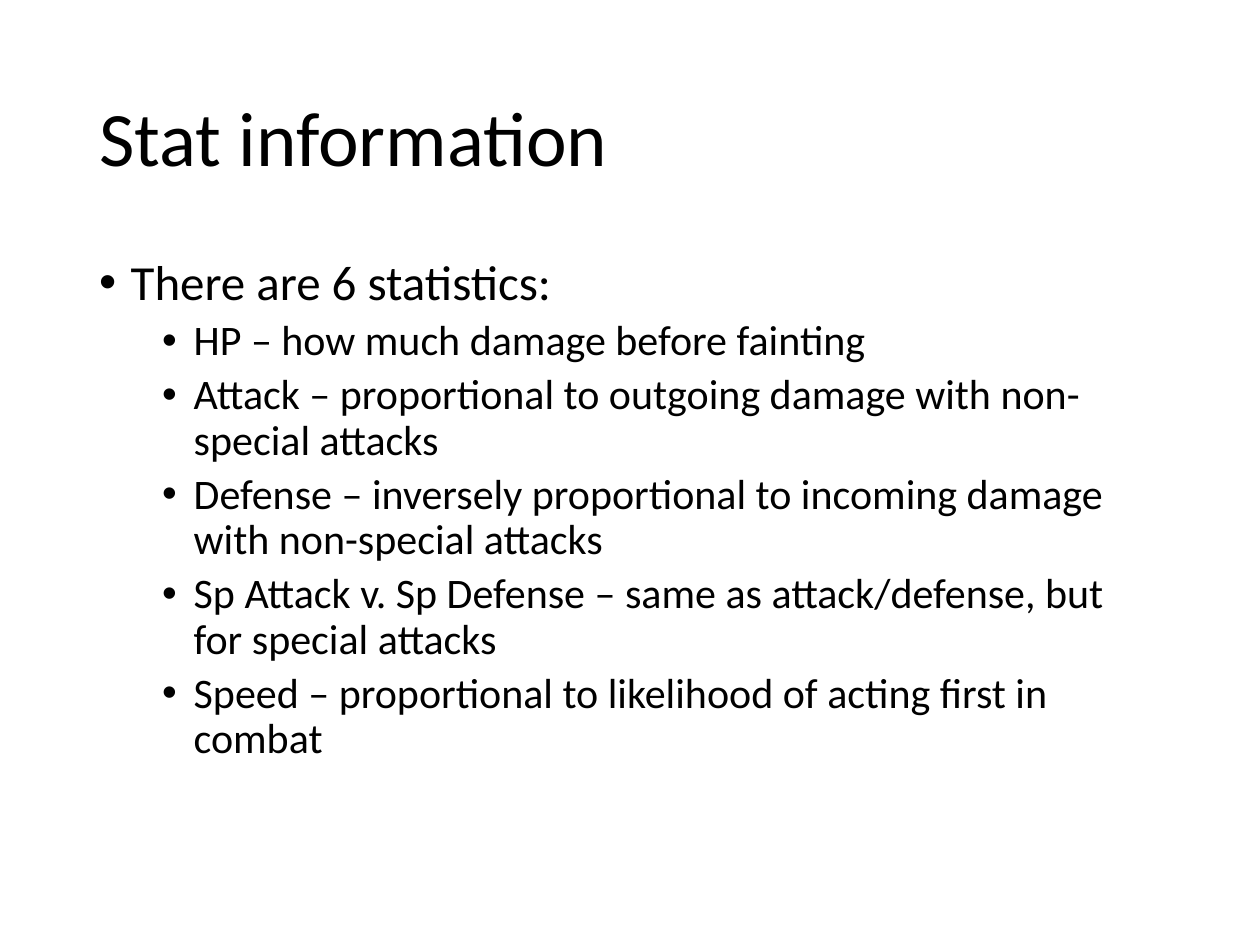
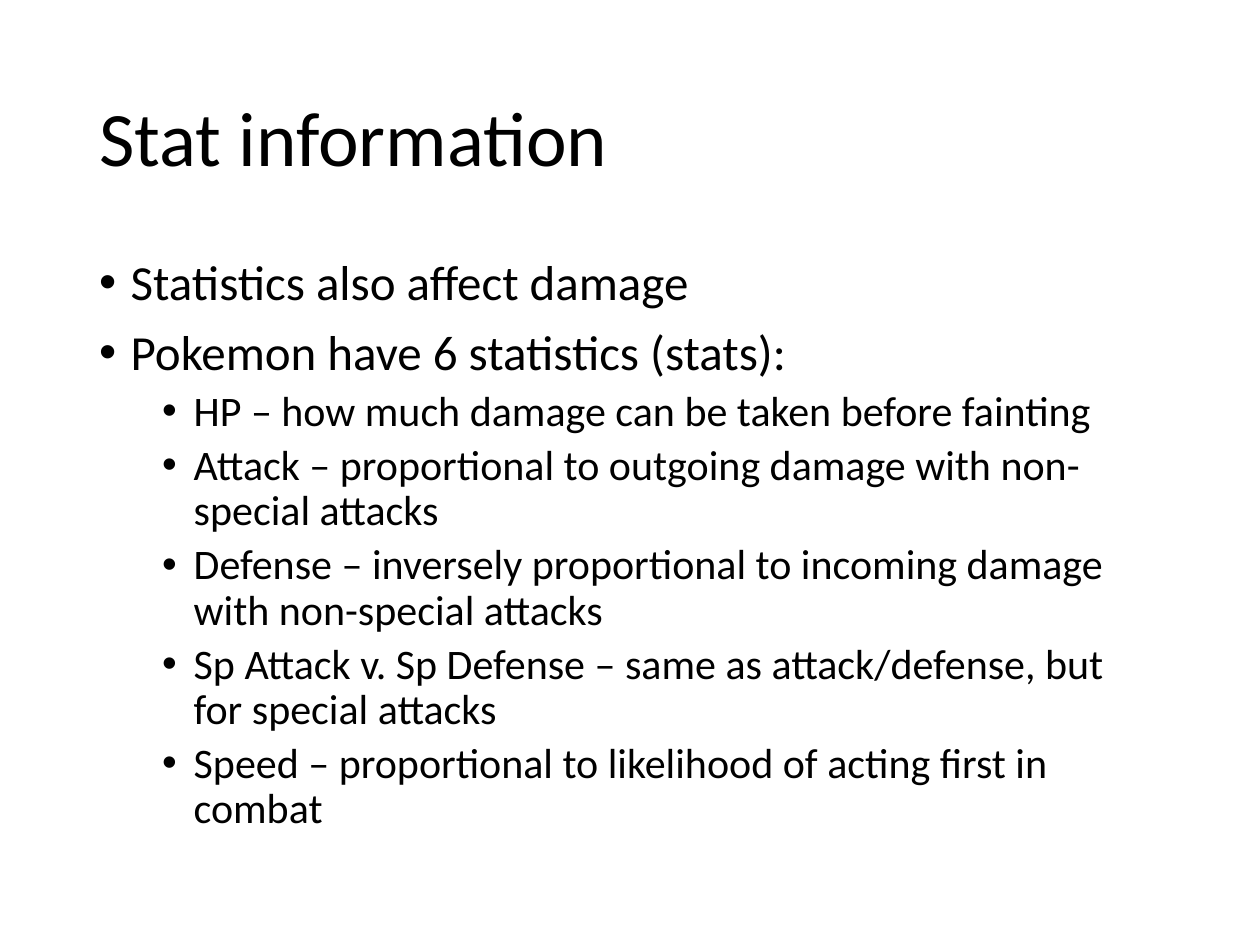
Before and after one commit to wwarriner/pokemon_battles, a slide deck: slide 8 of summary.pptx (slide 9 before the commit). Drawn at 1260x945 pixels with LibreOffice and Linux fonts; fonts in the diff are those of the drawing. Boxes give left, top, right and bottom in pixels: in the first picture for what was removed or moved away, otherwise in the second. Text is boxed around its words. In the diff, an @@ line names an element or a change of style, - is before the commit and + after.

```diff
--- a/summary.pptx
+++ b/summary.pptx
@@ text at [131, 266, 1091, 434]: text changed; size 24 to 28 pt @@
-• There are 6 statistics:
-  • HP – how much damage before fainting
+• Statistics also affect damage
+• Pokemon have 6 statistics (stats):
+  • HP – how much damage can be taken before fainting
```
Also in this commit, not shown: 12 other slides changed, 8 slides added, 3 slides removed, 9 other files.
